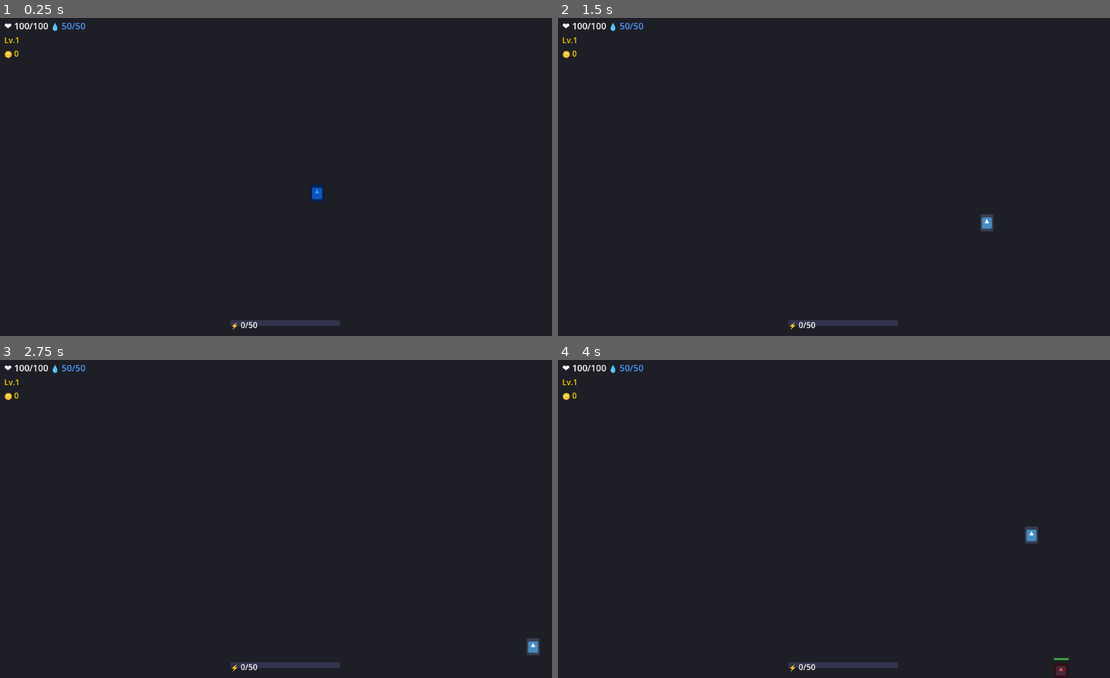
Above: before the commit, frames 1-4 (two rows, left to right).
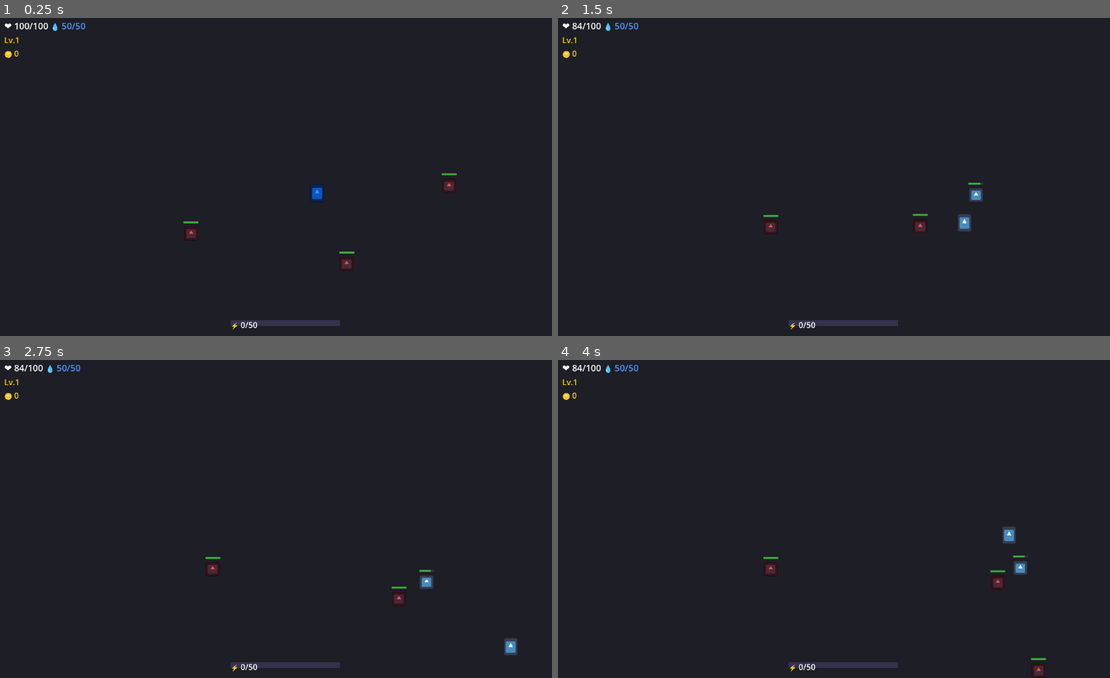
Above: after the commit, the same moments.

Repository: 925236118/godot_game_platform_example
Game: Godot game, scene res://scenes/Main.tscn
Two runs of this game, one before a commit and one after it. Both use one fixed random seed, a clock stepped at 60 frames per second and the inputs below. The engine's default icon, where the game draws it, is replaced by a stand-in: a white triangle on a blue panel in a dark square.
Inputs:
- Up to frame 1 (0.25 s): no input
- Up to frame 2 (1.5 s): hold D (move_right) 0.53-1.28 s; tap Space (attack) at 0.6, 1.35 s; hold S (move_down) from 1.28 s (still down)
- Up to frame 3 (2.75 s): release S (move_down) at 2.03 s; hold D (move_right) from 2.03 s (still down); tap Space (attack) at 2.1 s
- Up to frame 4 (4 s): release D (move_right) at 2.78 s; hold W (move_up) 2.78-3.53 s; tap Space (attack) at 2.85, 3.6 s; hold A (move_left) from 3.53 s (still down)

The runs differ from the first frame. In frame 1, 0.2% of the frame differs, in the area x 33-83%, y 48-79%; in frame 2, 0.7%; in frame 3, 0.7%; in frame 4, 0.8%, in the area x 2-93%, y 1-100%.

Commit message:
fix: attack visual indicator + add_sibling deferred in spawner

Diff:
--- a/scenes/Player.tscn
+++ b/scenes/Player.tscn
@@ -28,3 +28,8 @@
 
 [node name="CollisionShape2D" type="CollisionShape2D" parent="AttackArea"]
 shape = SubResource("2")
+
+[node name="AttackVisual" type="Sprite2D" parent="AttackArea"]
+texture = ExtResource("2")
+modulate = Color(1, 0.6, 0.1, 0.4)
+scale = Vector2(0.39, 0.31)
--- a/scripts/EnemySpawner.gd
+++ b/scripts/EnemySpawner.gd
@@ -11,9 +11,10 @@
 
 func _ready() -> void:
 	timeout.connect(_spawn_enemy)
-	# 初始生成几个敌人
-	for i in range(3):
-		_spawn_enemy()
+	# 初始生成几个敌人（延迟执行避免 add_sibling 失败）
+	call_deferred("_spawn_enemy")
+	call_deferred("_spawn_enemy")
+	call_deferred("_spawn_enemy")
 
 func _spawn_enemy() -> void:
 	# 检查当前敌人数量
--- a/scripts/Player.gd
+++ b/scripts/Player.gd
@@ -32,6 +32,7 @@
 @onready var collision_shape: CollisionShape2D = $CollisionShape2D
 @onready var attack_area: Area2D = $AttackArea
 @onready var attack_collision: CollisionShape2D = $AttackArea/CollisionShape2D
+@onready var attack_visual: Sprite2D = $AttackArea/AttackVisual
 
 signal hp_changed(current: float, max_hp: float)
 signal mp_changed(current: float, max_mp: float)
@@ -44,6 +45,8 @@
 	add_to_group("player")
 	attack_area.body_entered.connect(_on_attack_hit)
 	xp_to_next = _calc_exp_for_level(level)
+	if attack_visual:
+		attack_visual.hide()
 
 func _physics_process(delta: float) -> void:
 	if is_dead:
@@ -95,9 +98,13 @@
 		attack_collision.shape = rect
 
 	# 攻击动画
+	if attack_visual:
+		attack_visual.show()
 	sprite.modulate = Color(1, 1, 0.8, 1)
 	await get_tree().create_timer(0.1).timeout
 	sprite.modulate = Color.WHITE
+	if attack_visual:
+		attack_visual.hide()
 
 	# 攻击检测（已连接信号）
 
Not shown: 1 places in scenes/Player.tscn that only renumber resources
